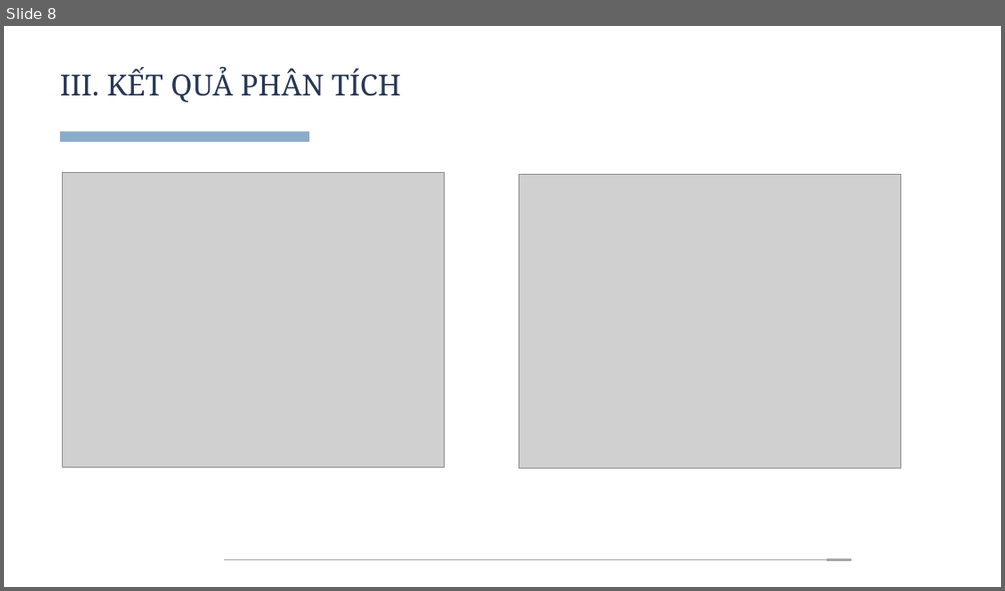
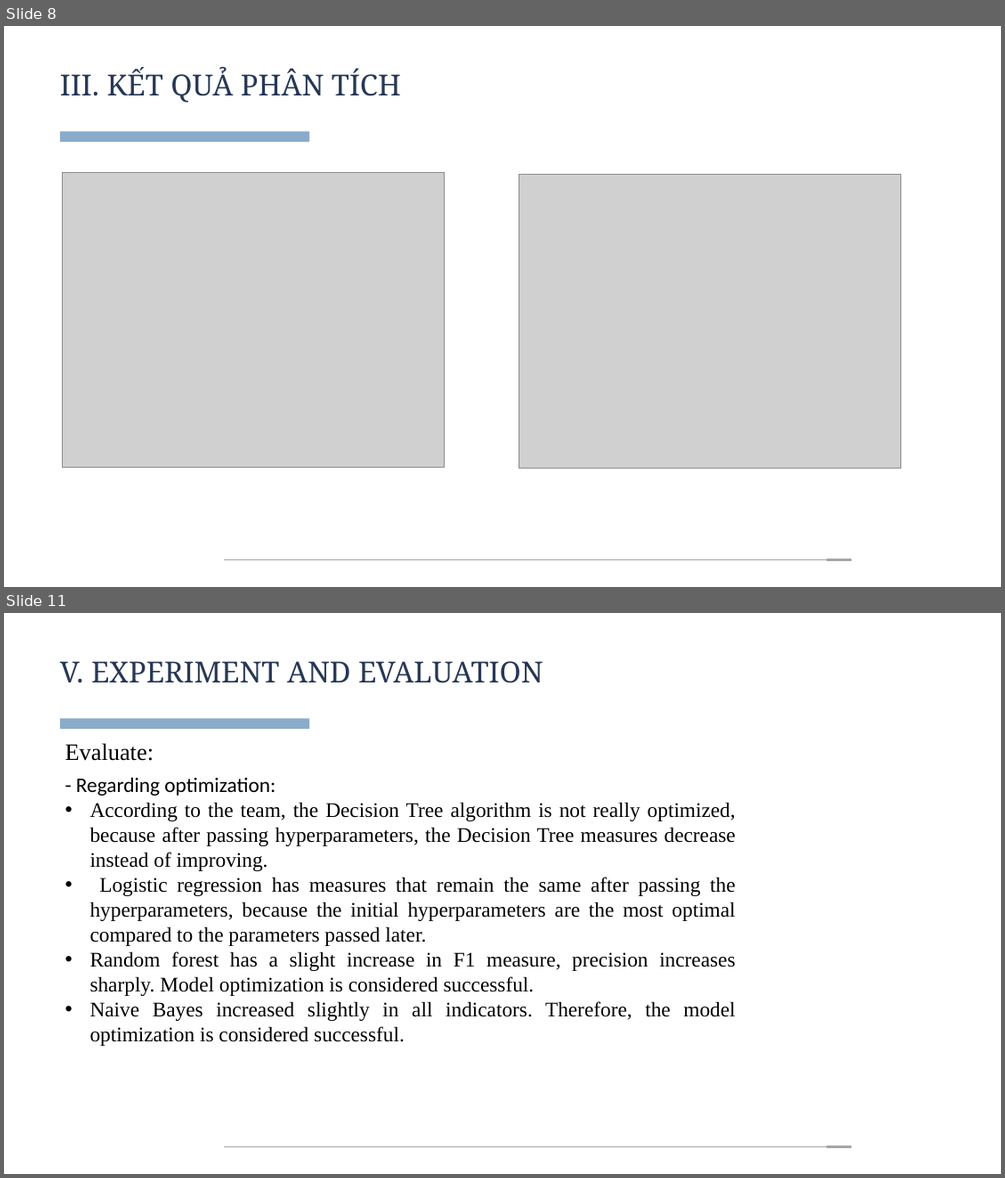
Before and after one commit to n0aHVN/Nhom01_BDML_02, a slide deck: Presentation/Nhom01.pptx. Shown one above the other, each under a label of ours: slide 8 before the commit, slides 8 and 11 after it; the slides between them are not shown. The pictures are 1005x591 and 1005x1178 pixels, drawn with LibreOffice and Linux fonts; fonts in the diff are those of the drawing; grey boxes stand for pictures. Boxes give left, top, right and bottom in pixels: in the first picture for what was removed or moved away, otherwise in the second. Text is boxed around its words. In the diff, an @@ line names an element or a change of style, - is before the commit and + after.

```diff
--- a/Presentation/Nhom01.pptx
+++ b/Presentation/Nhom01.pptx
@@ slide 11 added at (x1=4, y1=613, x2=1001, y2=1174), background #FFFFFF @@
@@ text added at (x1=60, y1=661, x2=543, y2=683), 42 pt, text #273755 @@
+V. EXPERIMENT AND EVALUATION
@@ rectangle added at (x1=60, y1=718, x2=309, y2=729), fill #8AABCA @@
@@ text added at (x1=65, y1=743, x2=154, y2=761), 34 pt, text #000000 @@
+Evaluate:
@@ text added at (x1=76, y1=777, x2=736, y2=1046), 30 pt, text #000000 @@
+- Regarding optimization:
+• According to the team, the Decision Tree algorithm is not really optimized, because after passing hyperparameters, the Decision Tree measures decrease instead of improving.
+• Logistic regression has measures that remain the same after passing the hyperparameters, because the initial hyperparameters are the most optimal compared to the parameters passed later.
+• Random forest has a slight increase in F1 measure, precision increases sharply. Model optimization is considered successful.
+• Naive Bayes increased slightly in all indicators. Therefore, the model optimization is considered successful.
@@ line added from (225, 1147) to (826, 1147), #A6A6A6 0.75 pt @@
@@ line added from (826, 1147) to (851, 1147), #A6A6A6 3 pt @@
```
Also in this commit, not shown: 10 slides changed, 1 slide removed.
